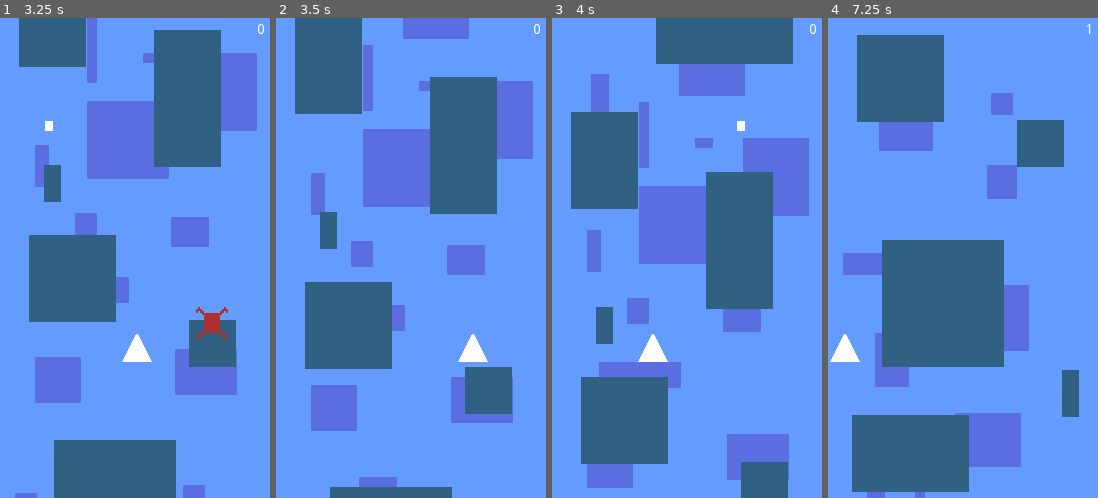
Above: before the commit, frames 1-4 (left to right).
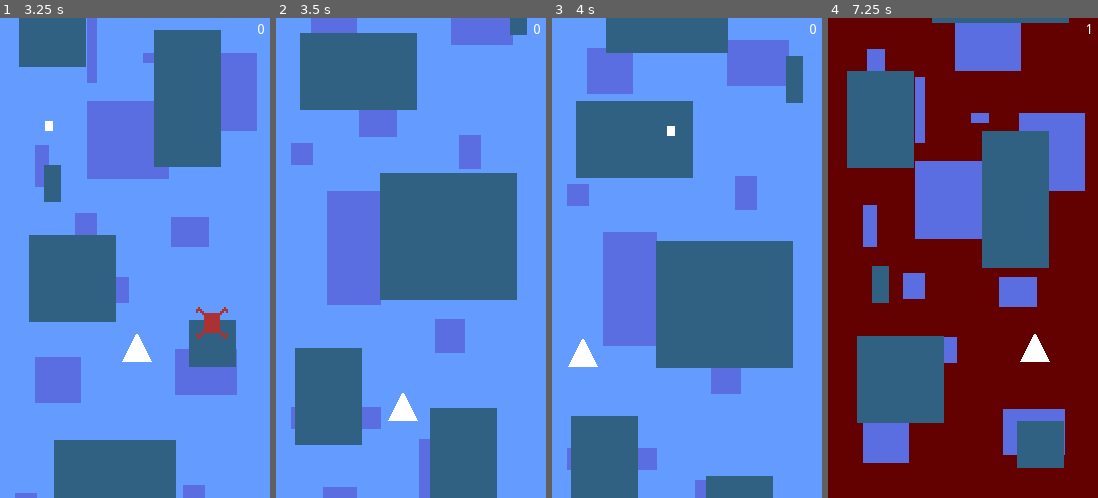
Above: after the commit, the same moments.

Repository: elektito/reverse-streak
Game: Godot game, scene res://Game.tscn
The game is run twice, just before and just after one commit, with the same random seed, the same clock (stepped at 60 frames per second) and the same inputs.
Inputs:
- Up to frame 1 (3.25 s): hold Right (right) 0.53-1.28 s; tap Space (shoot) every 0.75 s from 0.6 to 2.85 s; hold Left (left) 1.28-2.03 s; hold Right (right) from 2.03 s (still down)
- Up to frame 2 (3.5 s): keep holding Right (right)
- Up to frame 3 (4 s): release Right (right) at 3.53 s; hold Left (left) from 3.53 s (still down); tap Space (shoot) at 3.6 s
- Up to frame 4 (7.25 s): tap Space (shoot) every 0.75 s from 4.35 to 6.6 s; release Left (left) at 5.78 s; hold Right (right) from 5.78 s (still down)

Frame 1 is identical in both runs. In frame 2, 51% of the frame differs, in the area x 5-96%, y 0-100%; in frame 3, 49%; in frame 4, 93%, in the area x 0-100%, y 0-100%.

Commit message:
Die on collision with enemies

Diff:
--- a/Ship.gd
+++ b/Ship.gd
@@ -46,3 +46,11 @@
 
 func get_size() -> Vector2:
 	return sprite.texture.get_size()
+
+
+func _on_Ship_area_entered(area):
+	die()
+
+
+func die():
+	get_tree().reload_current_scene()
--- a/Ship.tscn
+++ b/Ship.tscn
@@ -12,3 +12,5 @@
 
 [node name="shape" type="CollisionPolygon2D" parent="."]
 polygon = PoolVector2Array( -14, 13, 0, -14, 14, 13 )
+
+[connection signal="area_entered" from="." to="." method="_on_Ship_area_entered"]
